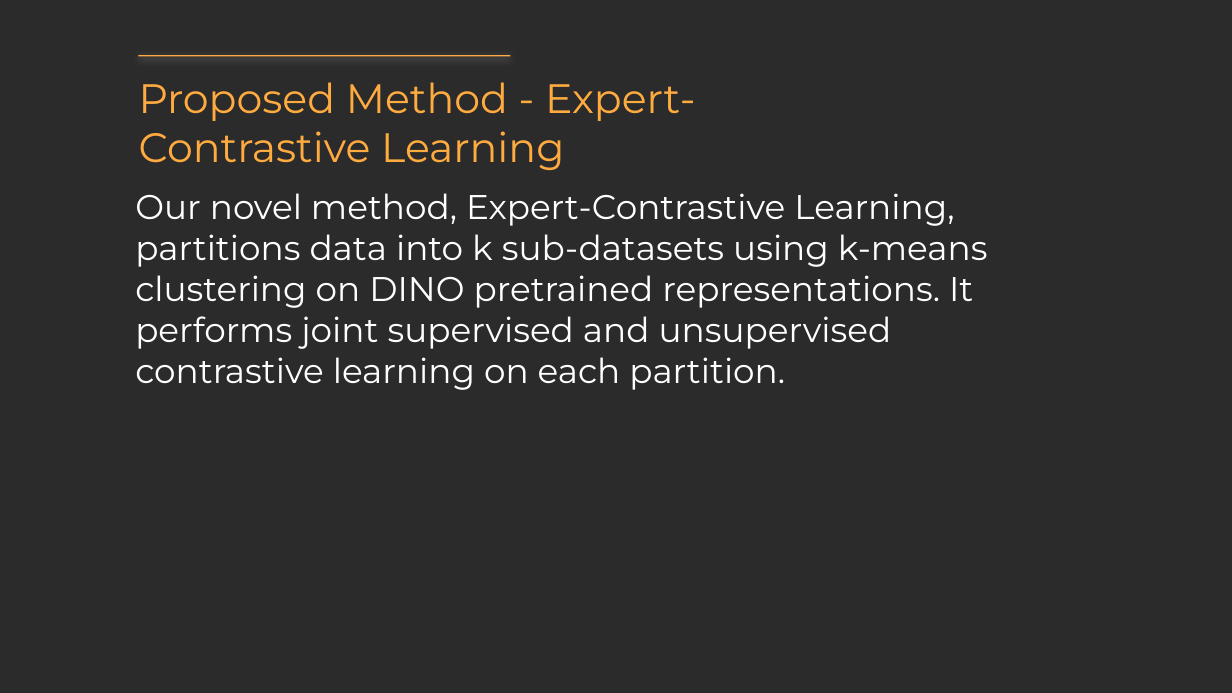
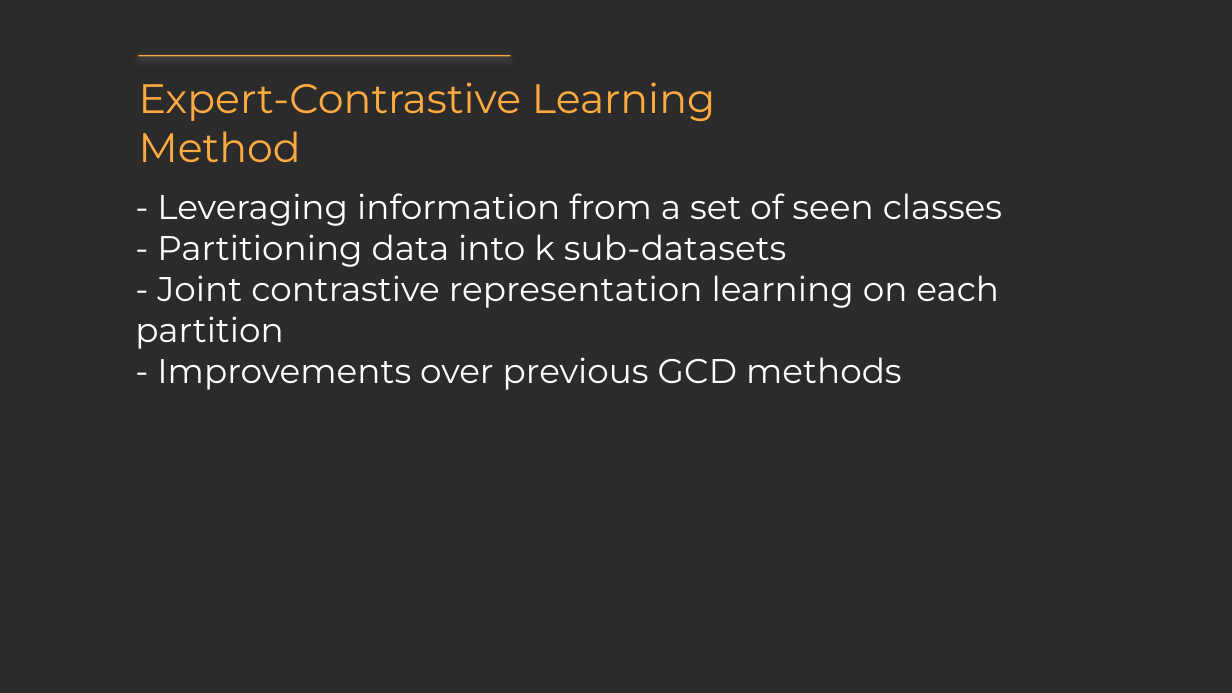
Before and after one commit to StephanieMussi/GRASPER, a slide deck: slide 3 of output/XCon Learning with Experts for Fine-grained Category Discovery.pptx (slide 4 before the commit). Drawn at 1232x693 pixels with LibreOffice and Linux fonts; fonts in the diff are those of the drawing; background and template pictures are left out; a plain dark background stands for a picture behind light text. Boxes give left, top, right and bottom in pixels: in the first picture for what was removed or moved away, otherwise in the second. Text is boxed around its words. In the diff, an @@ line names an element or a change of style, - is before the commit and + after.

```diff
--- a/output/XCon Learning with Experts for Fine-grained Category Discovery.pptx
+++ b/output/XCon Learning with Experts for Fine-grained Category Discovery.pptx
@@ text at (139,82,715,162): text changed @@
-Proposed Method - Expert-Contrastive Learning
+Expert-Contrastive Learning Method
@@ text at (135,193,1002,390): text changed @@
-Our novel method, Expert-Contrastive Learning, partitions data into k sub-datasets using k-means clustering on DINO pretrained representations. It performs joint supervised and unsupervised contrastive learning on each partition.
+- Leveraging information from a set of seen classes
+- Partitioning data into k sub-datasets
+- Joint contrastive representation learning on each partition
+- Improvements over previous GCD methods
```
Also in this commit, not shown: 3 other slides changed, 3 slides added, 4 slides removed, 14 other files.
